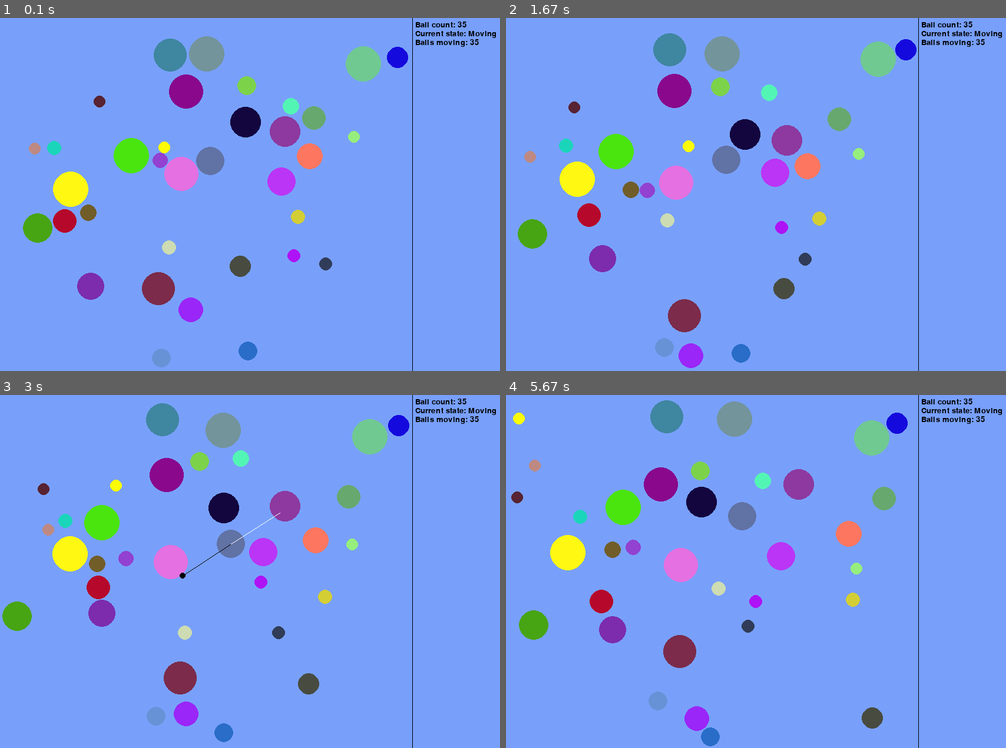
Above: before the commit, frames 1-4 (two rows, left to right).
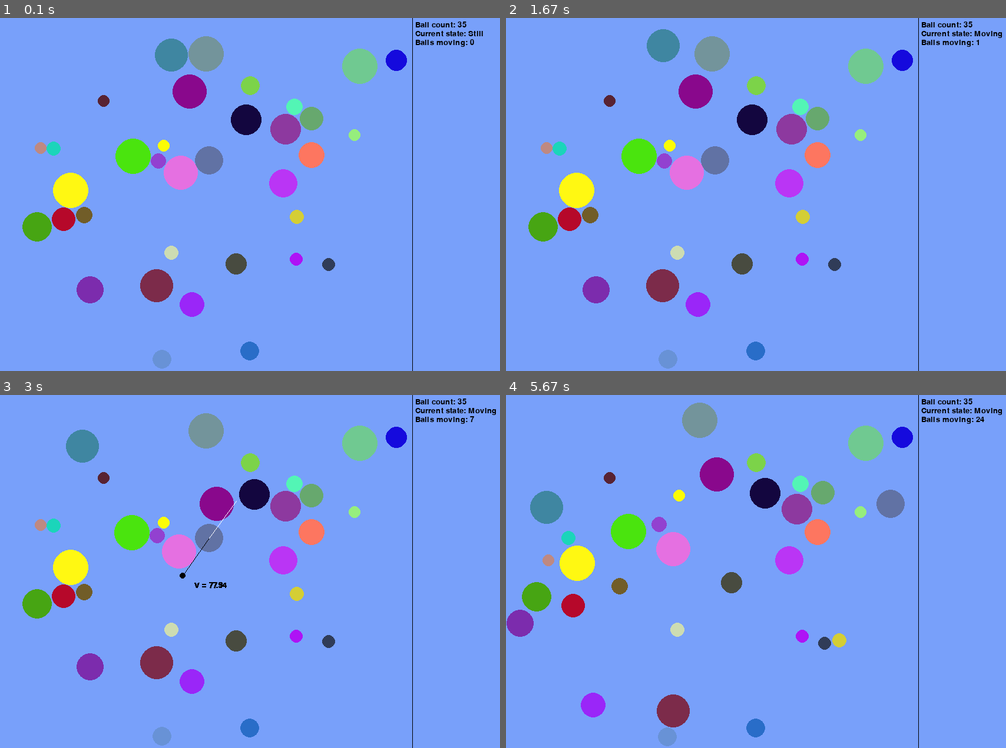
Above: after the commit, the same moments.

Repository: maciejbac/pyGame
Game: pygame game, started from main.py
The game is run twice, just before and just after one commit, with the same random seed, the same clock (stepped at 60 frames per second) and the same inputs.
Inputs (mouse positions are in pixels of both pictures, inside the frame that each line leads up to):
- Up to frame 1 (0.1 s): no input
- Up to frame 2 (1.67 s): click (686, 60) at 1.38 s
- Up to frame 3 (3 s): click (180, 455) at 1.72 s; click (220, 543) at 2.55 s; press the mouse at (220, 543) at 2.87 s; move the mouse to (185, 575) at 2.97 s
- Up to frame 4 (5.67 s): release the mouse at (651, 606) at 3.1 s; click (671, 656) at 3.55 s

The runs differ from the first frame. In frame 1, 2.4% of the frame differs, in the area x 4-100%, y 3-100%; in frame 2, 13%; in frame 3, 14%; in frame 4, 15%, in the area x 0-96%, y 1-100%.

Commit message:
Added power indicator

Diff:
--- a/main.py
+++ b/main.py
@@ -152,6 +152,7 @@
         # particle.colour = (200 - particle_density * 10, 200 - particle_density * 10, 255)
 
         new_particle.speed = random.random()
+        new_particle.speed = 0
         new_particle.angle = random.uniform(0, math.pi * 2)
         my_particles.append(new_particle)
 
@@ -208,8 +209,12 @@
 
             pygame.draw.circle(screen, (0, 0, 0), (mouseX, mouseY), 5, 5)
 
+            write('V = ' + str(round(math.hypot(dx, dy), 2)), (mouseX + 20, mouseY + 10))
+
         if particle.speed > 0.01:
             counter += 1
+        else:
+            particle.speed = 0
 
         if counter == 0:
             state = 'Still'
